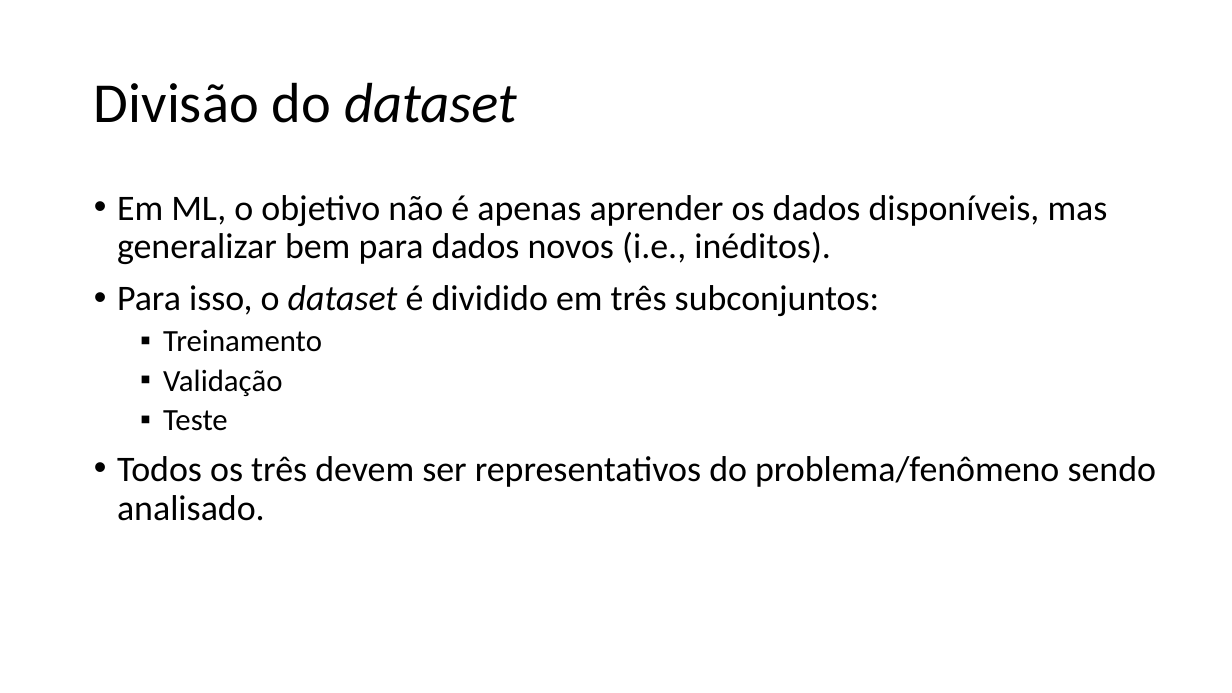
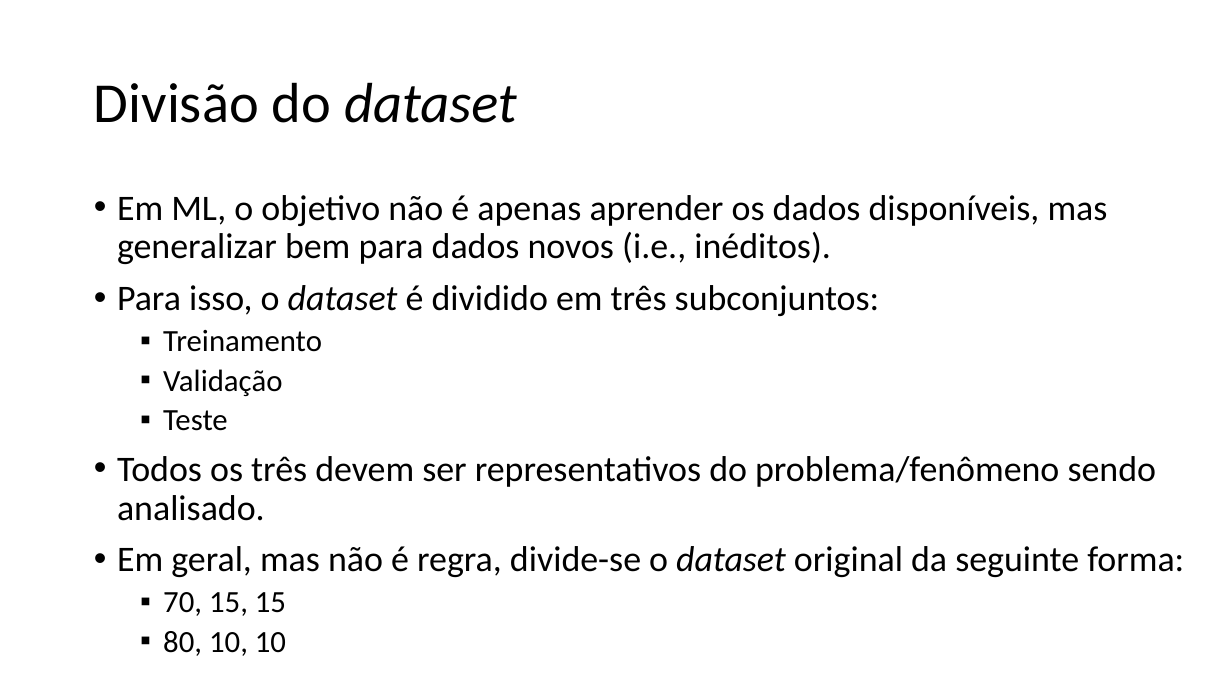
Before and after one commit to zz4fap/c24_inteligencia_artificial, a slide deck: slide 5 of slides/C24_Transformações.pptx. Drawn at 1232x693 pixels with LibreOffice and Linux fonts; fonts in the diff are those of the drawing. Boxes give left, top, right and bottom in pixels: in the first picture for what was removed or moved away, otherwise in the second. Text is boxed around its words. In the diff, an @@ line names an element or a change of style, - is before the commit and + after.

Commit message:
update of slides

```diff
--- a/slides/C24_Transformações.pptx
+++ b/slides/C24_Transformações.pptx
@@ text at (117,546,1184,656): paragraphs added @@
+• Em geral, mas não é regra, divide-se o dataset original da seguinte forma:
+  ▪ 70, 15, 15
+  ▪ 80, 10, 10
```
Also in this commit, not shown: 2 other slides changed, 1 slide removed, 1 other file.
